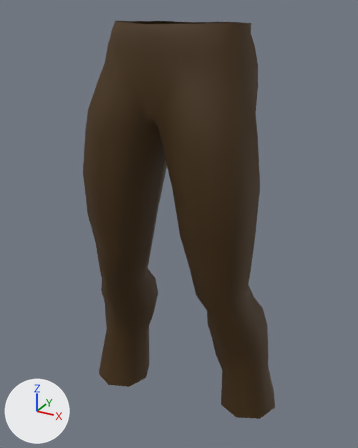
An edit to the FBX model Assets/Models/pants.fbx, drawn before and after from the same camera.
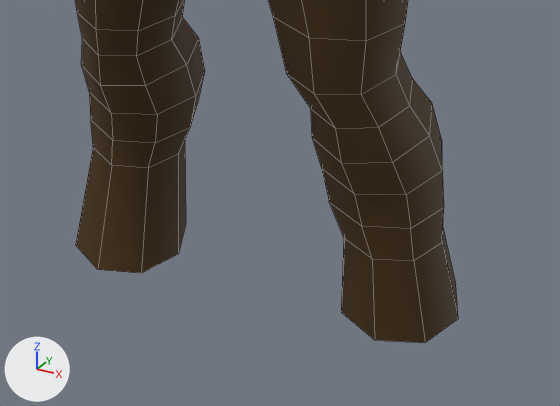
Old and new are each drawn whole from a 50 mm camera at (0.578, -1.004, 1.257) aimed at (-0.002, 0.051, 0.729) and again close up on the part from 18% to 90% of the width and 58% to 100% of the height. The axes (+X, +Y, +Z) are drawn at lower left. The lights are the same throughout. The close-ups show mesh edges as thin lines. Where no turn or scale is listed for an object, it has been applied to the vertices.

The scene before the commit, as lines of its bpy script (objects in view):
```python
me_circle_005 = bpy.data.meshes.new('Circle.005')
me_circle_005.from_pydata(...)  # 294 vertices, 280 faces; spans x -0.293..0.29, y -0.119..0.179, z 0.161..1.226
me_circle_005.materials.append(mat_material_007)  # brown #452e06
ob_pants = bpy.data.objects.new('Pants', me_circle_005)
ob_pants.location = (0.0, 0.0, 0.0)
```
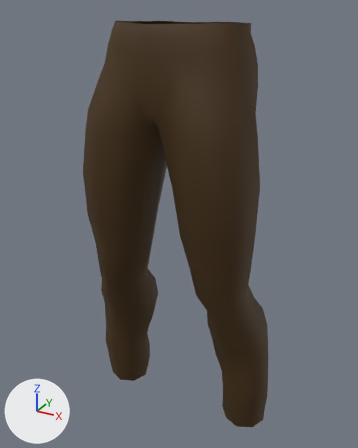
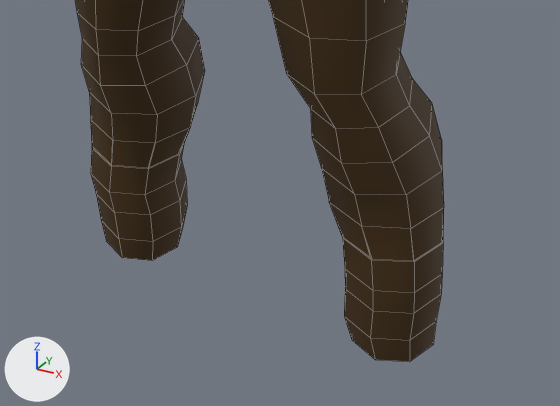
Pixel boxes (x1, y1, x2, y2) of what changed, in the close-ups (560 x 406 px):
'Pants', reshaped
    before: (75, 0, 458, 343)
    after: (75, 0, 444, 361)
part 1 of me_circle_005, built on
    before: (76, 141, 458, 343)
    after: (91, 121, 444, 361)

Edits to the bpy script that builds the scene:
```text
Change me_circle_005:
    used by ob_pants; location = (0.0, 0.0, 0.0)
    remove me_circle_005.from_pydata(...)  # 294 vertices, 280 faces; spans x -0.293..0.29, y -0.119..0.179, z 0.161..1.226
    add me_circle_005.from_pydata(...)  # 366 vertices, 352 faces; spans x -0.27..0.27, y -0.119..0.171, z 0.146..1.226
    me_circle_005 part 1
    18 vertices are removed from x -0.293..0.29, y -0.032..0.179, z 0.161..0.197
    18 faces are deleted
    90 vertices are added at x -0.27..0.27, y -0.002..0.145, z 0.146..0.33
    90 new faces join them
```
